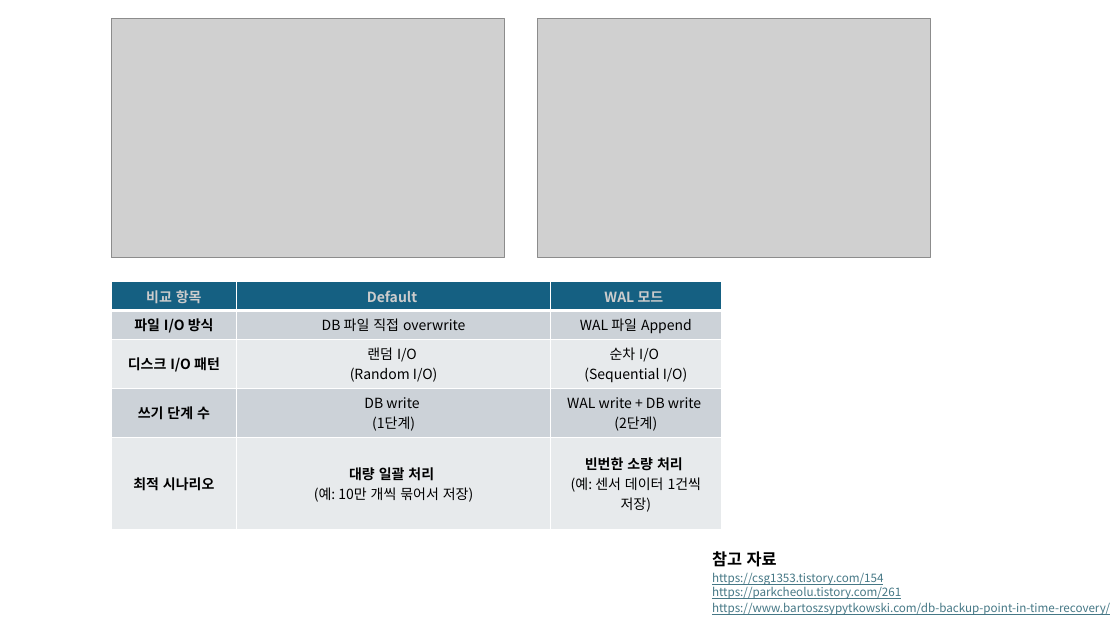
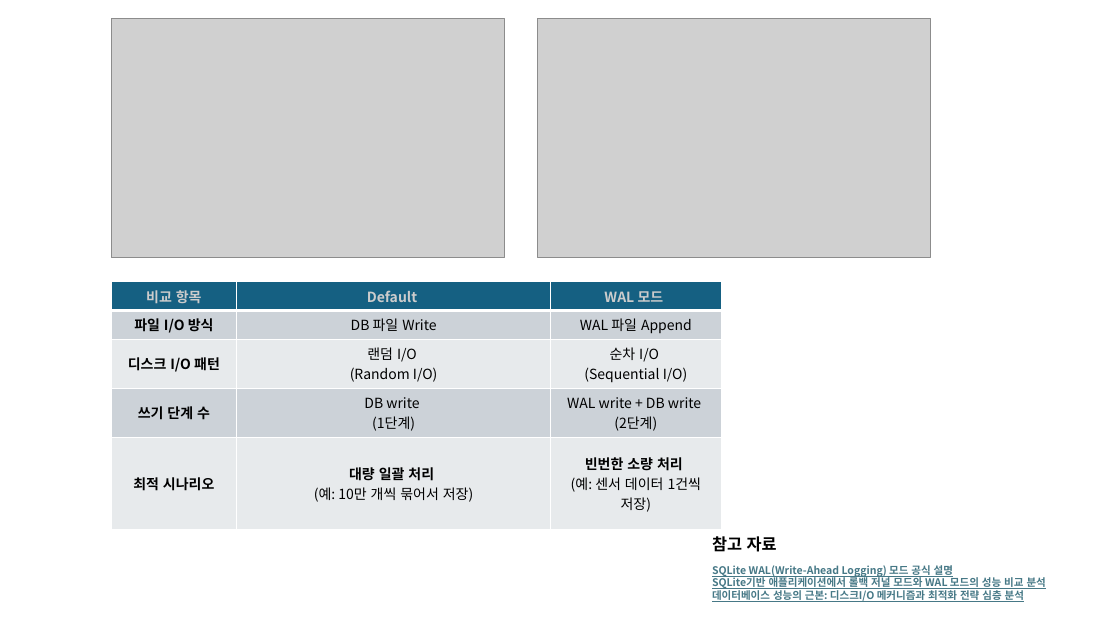
Before and after one commit to Peace-Min/Db_TestApp, a slide deck: slide 1 of Db_TestApp/프레젠테이션1.pptx. Drawn at 1120x630 pixels with LibreOffice and Linux fonts; fonts in the diff are those of the drawing; grey boxes stand for pictures. Boxes give left, top, right and bottom in pixels: in the first picture for what was removed or moved away, otherwise in the second. Text is boxed around its words. In the diff, an @@ line names an element or a change of style, - is before the commit and + after.

```diff
--- a/Db_TestApp/프레젠테이션1.pptx
+++ b/Db_TestApp/프레젠테이션1.pptx
@@ table at <box>111,281,722,516</box> @@
-row 2, column 2: DB 파일 직접 overwrite
+row 2, column 2: DB 파일 Write
@@ text "참고 자료": place and size @@
-text "참고 자료" at <box>712,551,777,567</box>
+text "참고 자료" at <box>712,536,777,552</box>
@@ text at <box>712,563,1046,602</box>: text changed; size 10 to 9 pt; bold on @@
-https://csg1353.tistory.com/154
+SQLite WAL(Write-Ahead Logging) 모드 공식 설명
+SQLite기반 애플리케이션에서 롤백 저널 모드와 WAL 모드의 성능 비교 분석
+데이터베이스 성능의 근본: 디스크I/O 메커니즘과 최적화 전략 심층 분석
@@ text removed at <box>712,584,901,599</box> @@
-https://parkcheolu.tistory.com/261
@@ text removed at <box>712,602,1110,615</box> @@
-https://www.bartoszsypytkowski.com/db-backup-point-in-time-recovery/
```
Also in this commit, not shown: 1 slide added, 2 other files.
